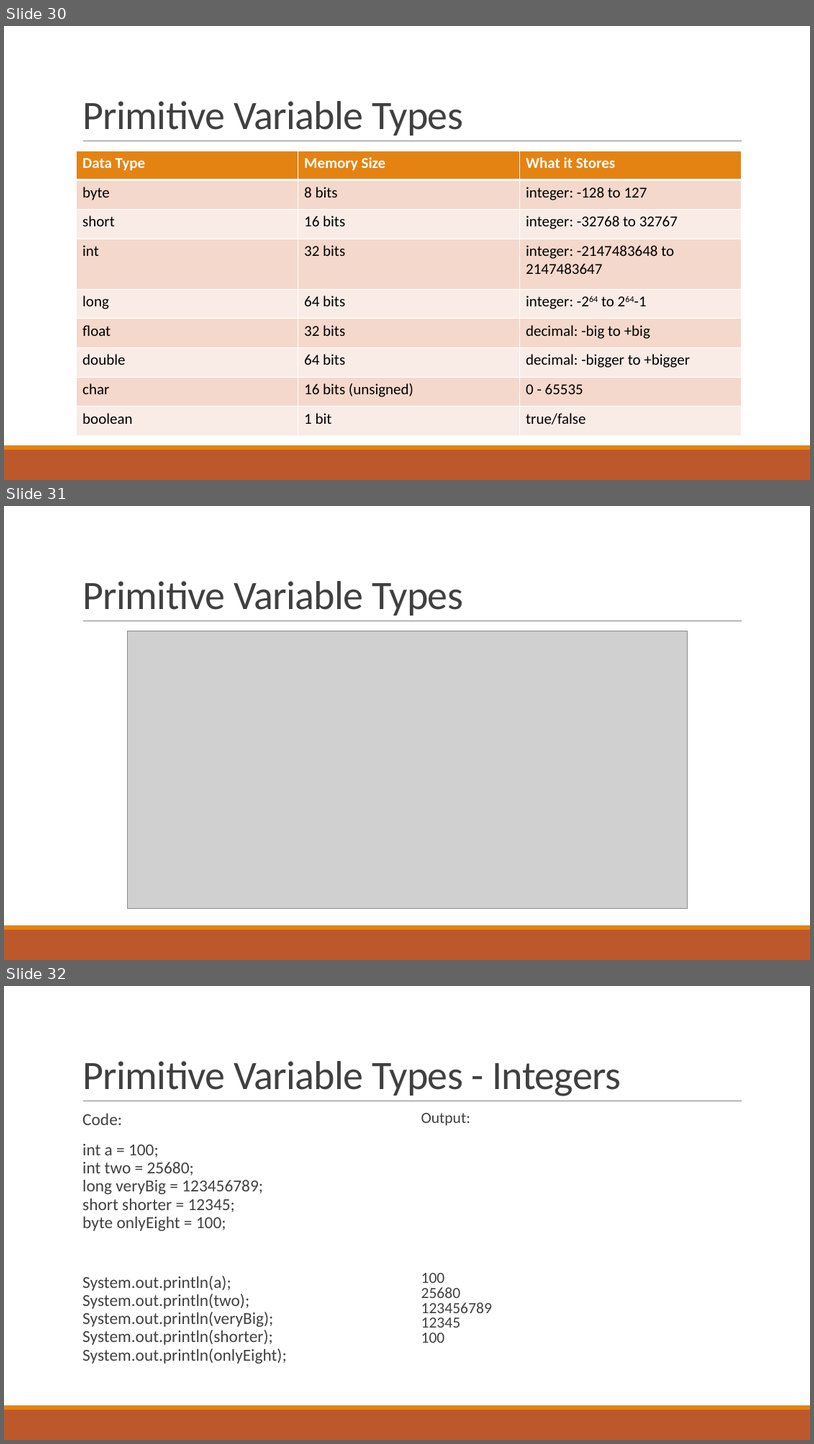
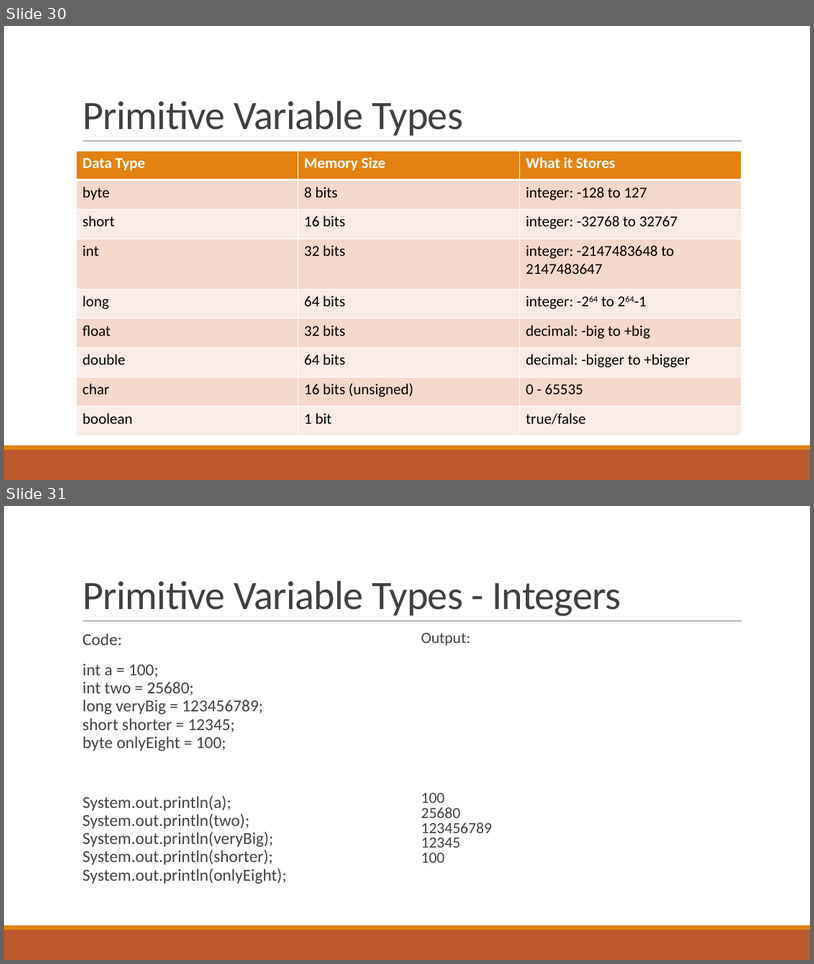
Before and after one commit to thewangclass/apcsa-curriculum, a slide deck: 01_Unit/PowerPoints/03_VariablesIntroduction.pptx. Shown one above the other, each under a label of ours: slides 30, 31 and 32 before the commit, slides 30 and 31 after it. The pictures are 814x1444 and 814x964 pixels, drawn with LibreOffice and Linux fonts; fonts in the diff are those of the drawing; grey boxes stand for pictures. Boxes give left, top, right and bottom in pixels: in the first picture for what was removed or moved away, otherwise in the second. Text is boxed around its words. In the diff, an @@ line names an element or a change of style, - is before the commit and + after.

```diff
--- a/01_Unit/PowerPoints/03_VariablesIntroduction.pptx
+++ b/01_Unit/PowerPoints/03_VariablesIntroduction.pptx
@@ slide 31 removed at box(4, 506, 810, 960), background #FFFFFF; not listed: 3 template elements that a slide beside it also shows @@
@@ title removed at box(82, 581, 463, 615) @@
-Primitive Variable Types
@@ picture removed at box(127, 631, 687, 908) @@
@@ what was slide 32 is now slide 31 @@
```
Also in this commit, not shown: 8 slides changed, 7 other files.
